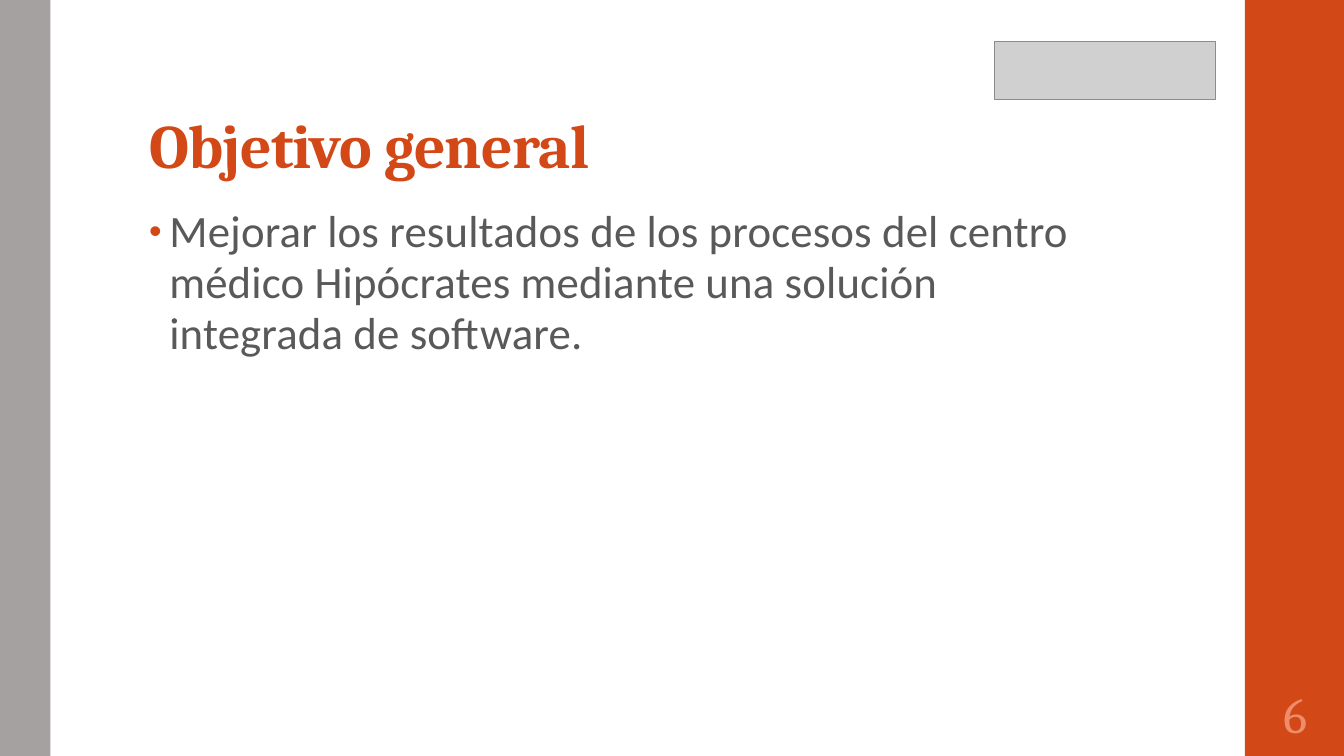
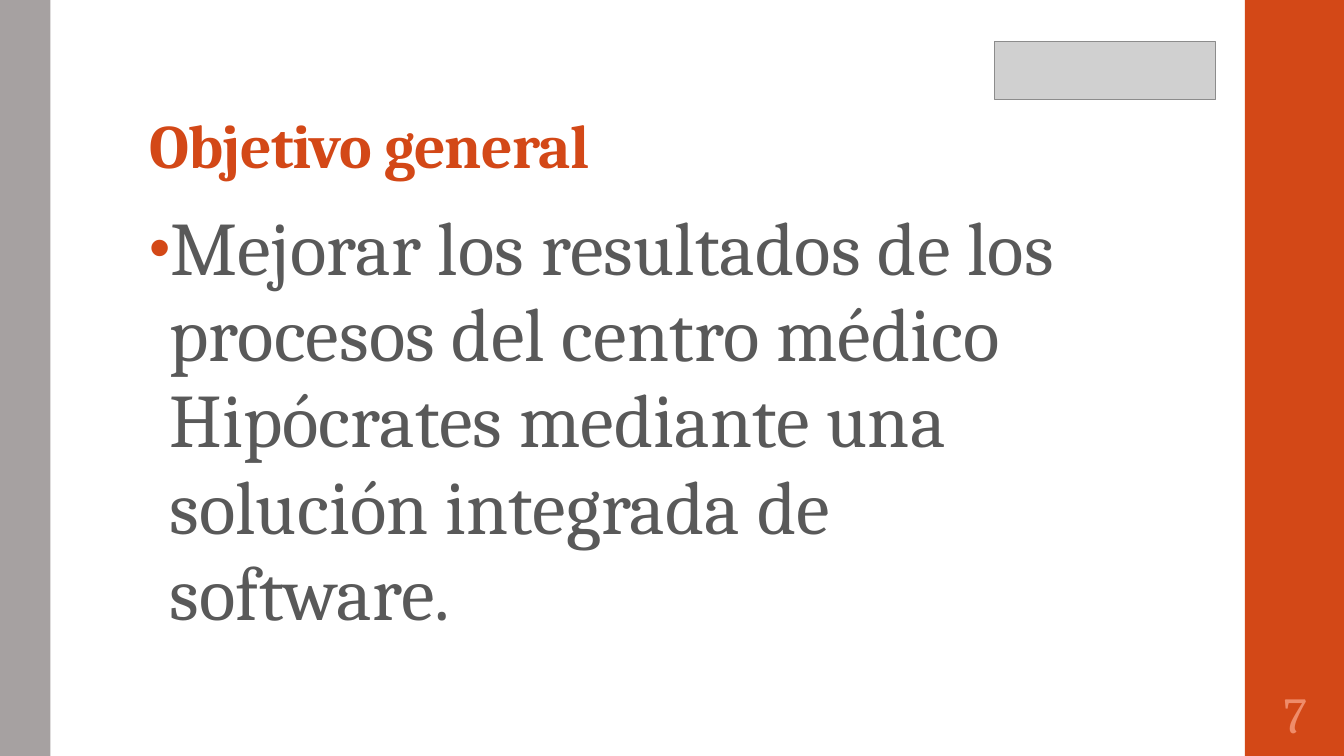
Before and after one commit to portafolio2016/hipocrates, a slide deck: slide 8 of presentación segunda iteración.pptx (slide 7 before the commit). Drawn at 1344x756 pixels with LibreOffice and Linux fonts; fonts in the diff are those of the drawing; grey boxes stand for pictures. Boxes give left, top, right and bottom in pixels: in the first picture for what was removed or moved away, otherwise in the second. Text is boxed around its words. In the diff, an @@ line names an element or a change of style, - is before the commit and + after.

```diff
--- a/presentación segunda iteración.pptx
+++ b/presentación segunda iteración.pptx
@@ text "Mejorar los resultados de los ..." at [169, 222, 1054, 621]: size 32 to 54 pt, font Calibri to Cambria @@
@@ page number at [1283, 699, 1307, 733]: text changed @@
-6
+7
```
Also in this commit, not shown: 9 other slides changed, 2 slides added, 1 slide removed, 1 other file.
